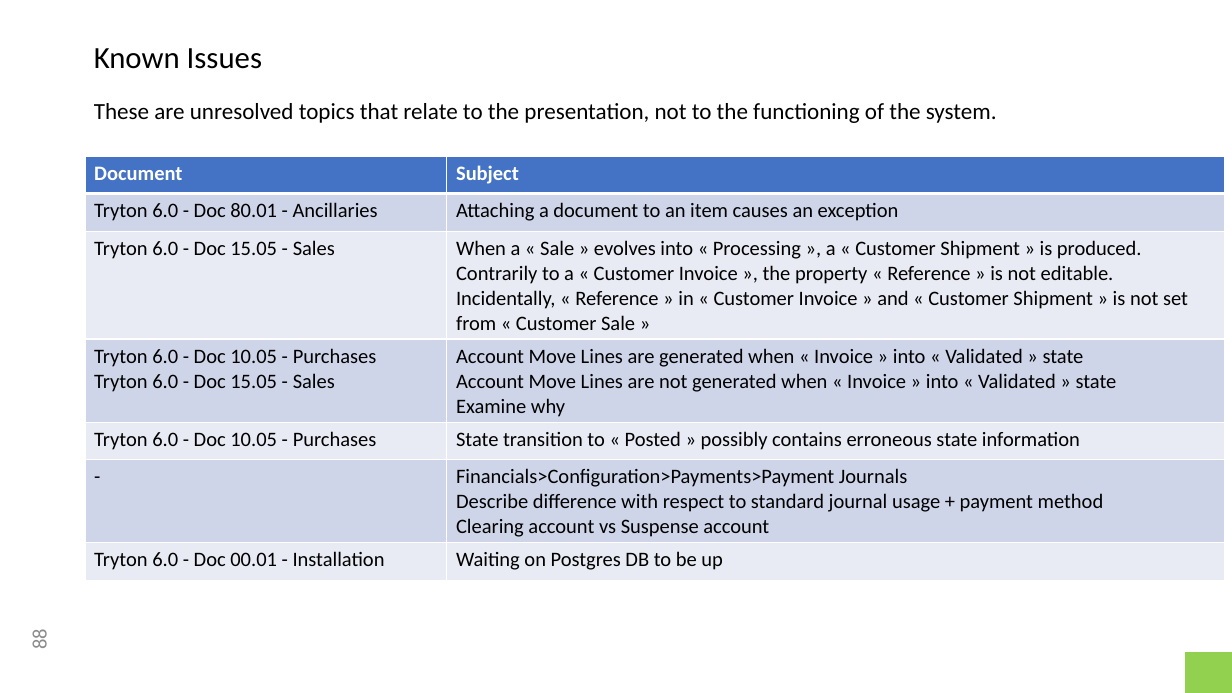
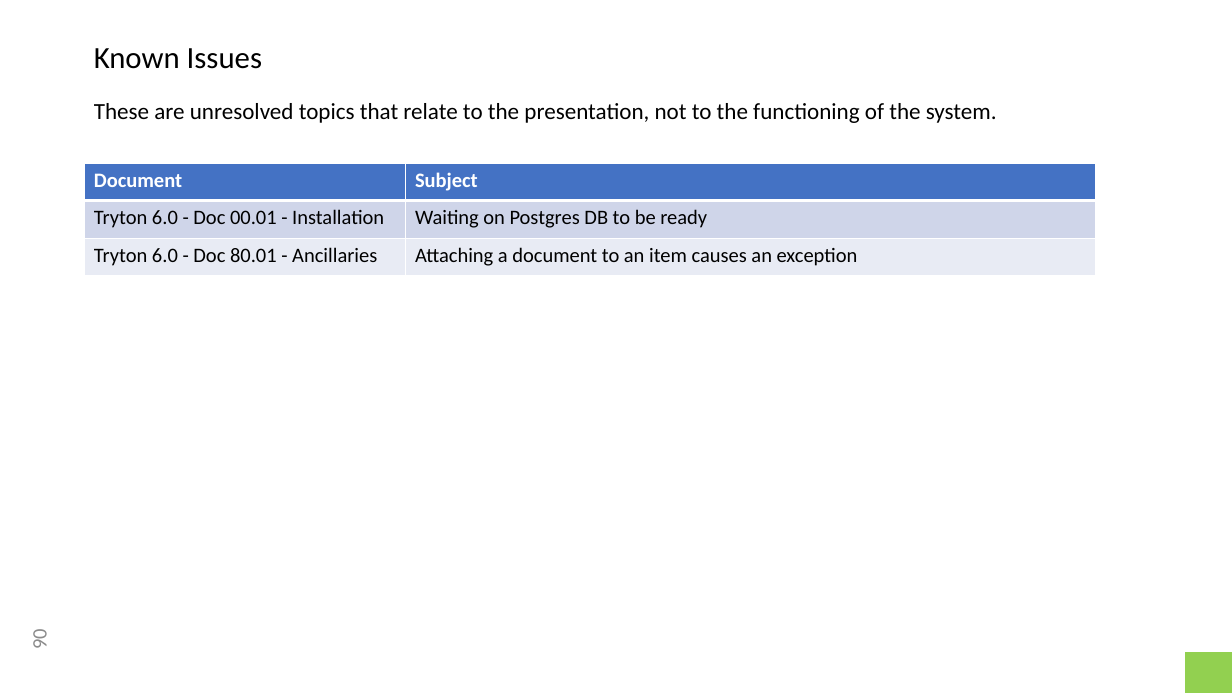
Before and after one commit to clixwise/tryton-by-example, a slide deck: slide 90 of Tryton 6.0 - Doc 00.01 - Installation & administration.pptx (slide 88 before the commit). Drawn at 1232x693 pixels with LibreOffice and Linux fonts; fonts in the diff are those of the drawing. Boxes give left, top, right and bottom in pixels: in the first picture for what was removed or moved away, otherwise in the second. Text is boxed around its words. In the diff, an @@ line names an element or a change of style, - is before the commit and + after.

```diff
--- a/Tryton 6.0 - Doc 00.01 - Installation & administration.pptx
+++ b/Tryton 6.0 - Doc 00.01 - Installation & administration.pptx
@@ table at (x1=85, y1=164, x2=1097, y2=276) @@
+row 2: Tryton 6.0 - Doc 00.01 - Installation | Waiting on Postgres DB to be ready
-row 3: Tryton 6.0 - Doc 15.05 - Sales | When a « Sale » evolves into « Processing », a « Customer Shipment » is produced. Contrarily to a « Customer Invoice », the property « Reference » is not editable. Incidentally, « Reference » in « Customer Invoice » and « Customer Shipment » is not set from « Customer Sale »
-row 4: Tryton 6.0 - Doc 10.05 - Purchases / Tryton 6.0 - Doc 15.05 - Sales | Account Move Lines are generated when « Invoice » into « Validated » state Account Move Lines are not generated when « Invoice » into « Validated » state / Examine why
-row 5: Tryton 6.0 - Doc 10.05 - Purchases | State transition to « Posted » possibly contains erroneous state information
-row 6: - | Financials>Configuration>Payments>Payment Journals Describe difference with respect to standard journal usage + payment method / Clearing account vs Suspense account
-row 7: Tryton 6.0 - Doc 00.01 - Installation | Waiting on Postgres DB to be up
@@ table resized from (x1=85, y1=156, x2=1225, y2=580) to (x1=85, y1=164, x2=1097, y2=276) @@
@@ page number at (x1=27, y1=631, x2=52, y2=648): text changed @@
-88
+90
```
Also in this commit, not shown: 10 other slides changed, 4 slides added, 2 slides removed, 14 other files.
